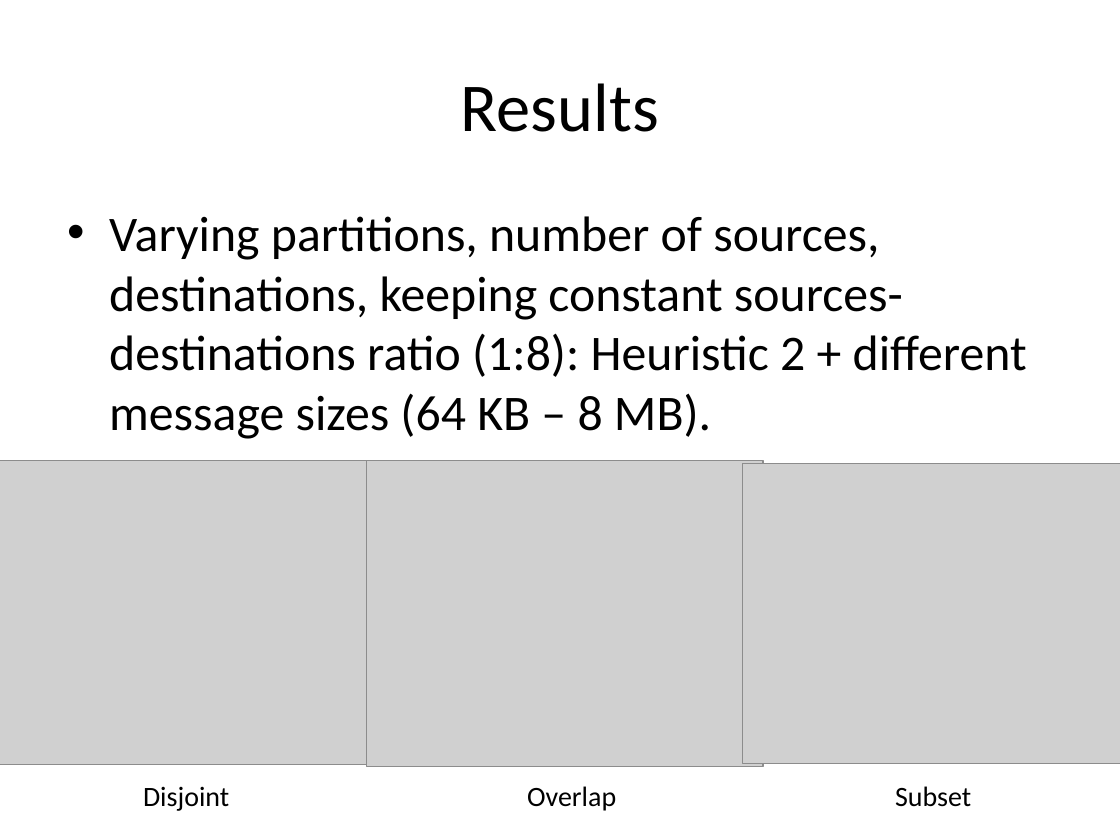
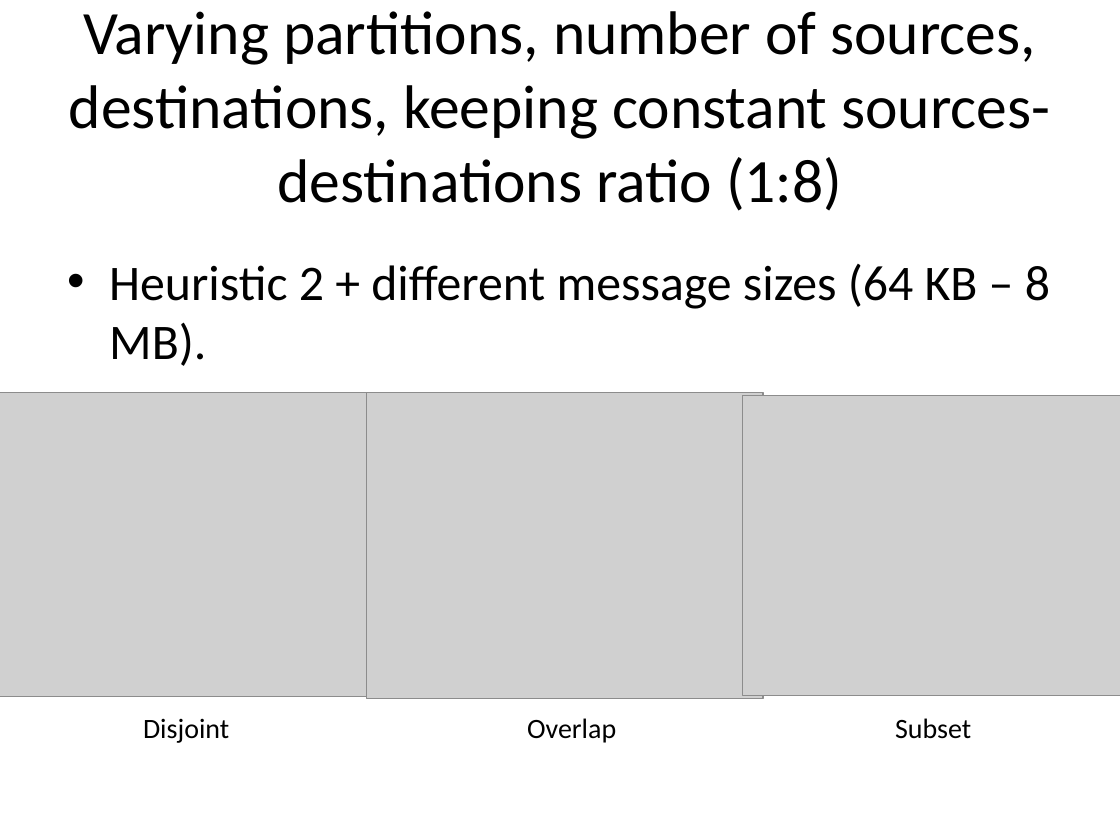
Before and after one commit to huyba/optiq, a slide deck: slide 9 of docs/Meeting_June_19.pptx (slide 8 before the commit). Drawn at 1120x840 pixels with LibreOffice and Linux fonts; fonts in the diff are those of the drawing; grey boxes stand for pictures. Boxes give left, top, right and bottom in pixels: in the first picture for what was removed or moved away, otherwise in the second. Text is boxed around its words. In the diff, an @@ line names an element or a change of style, - is before the commit and + after.

Commit message:
edits

```diff
--- a/docs/Meeting_June_19.pptx
+++ b/docs/Meeting_June_19.pptx
@@ title at [69, 11, 1050, 211]: text changed; size 44 to 39.6 pt @@
-Results
+Varying partitions, number of sources, destinations, keeping constant sources-destinations ratio (1:8)
@@ text at [109, 264, 1050, 366]: text changed @@
-• Varying partitions, number of sources, destinations, keeping constant sources-destinations ratio (1:8): Heuristic 2 + different message sizes (64 KB – 8 MB).
+• Heuristic 2 + different message sizes (64 KB – 8 MB).
@@ 3 pictures: place and size @@
-3 pictures at [0, 460, 1120, 766]
+3 pictures at [0, 392, 1120, 698]
@@ 3 texts: place and size @@
-3 texts at [143, 786, 971, 811]
+3 texts at [143, 718, 971, 743]
```
Also in this commit, not shown: 4 other slides changed, 2 slides added, 1 slide removed.
